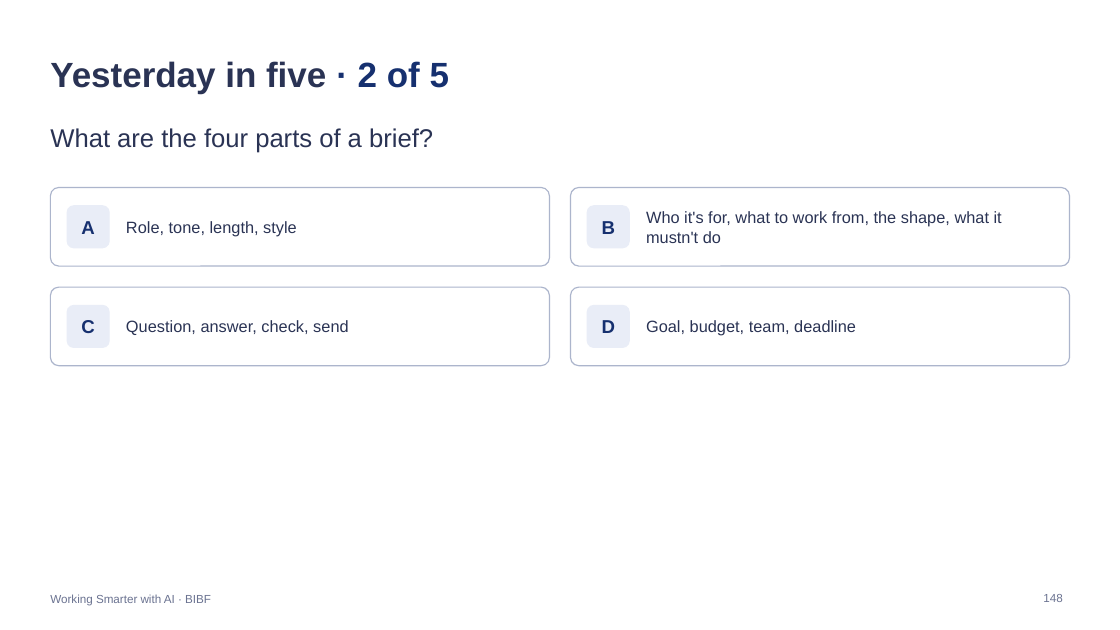
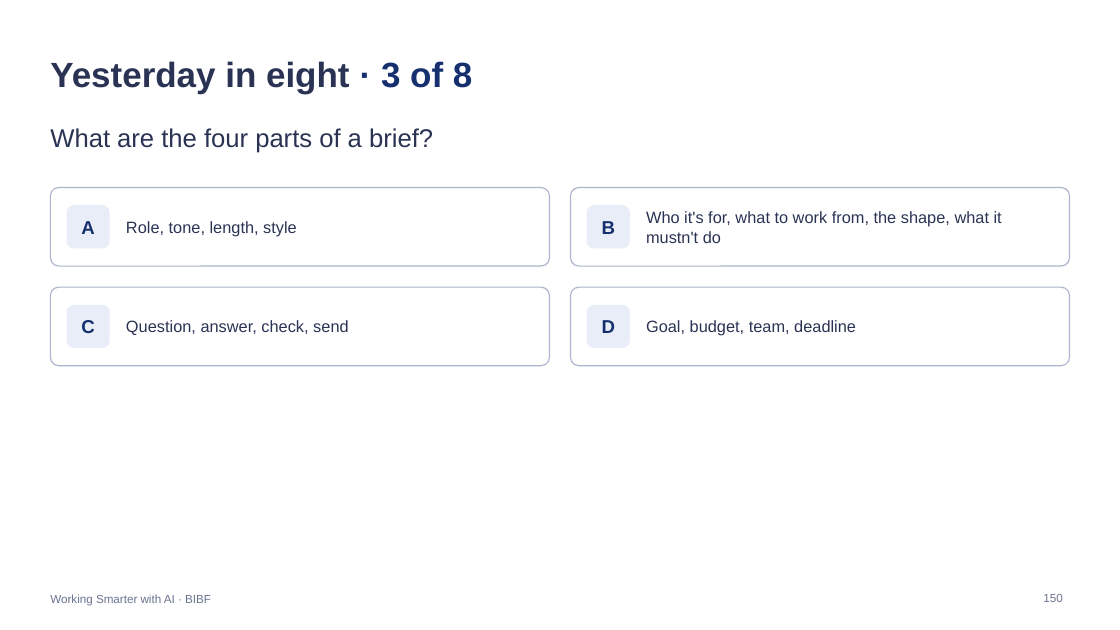
Before and after one commit to Iced377/bibf-arla, a slide deck: slide 150 of outputs/BIBF-Arla-Facilitator.pptx (slide 148 before the commit). Drawn at 1120x630 pixels with LibreOffice and Linux fonts; fonts in the diff are those of the drawing. Boxes give left, top, right and bottom in pixels: in the first picture for what was removed or moved away, otherwise in the second. Text is boxed around its words. In the diff, an @@ line names an element or a change of style, - is before the commit and + after.

```diff
--- a/outputs/BIBF-Arla-Facilitator.pptx
+++ b/outputs/BIBF-Arla-Facilitator.pptx
@@ title at [50, 61, 472, 93]: text changed @@
-Yesterday in five · 2 of 5
+Yesterday in eight · 3 of 8
@@ page number at [1043, 594, 1062, 602]: text changed @@
-148
+150
```
Also in this commit, not shown: 13 other slides changed, 8 slides added, 2 slides removed, 8 other files.
